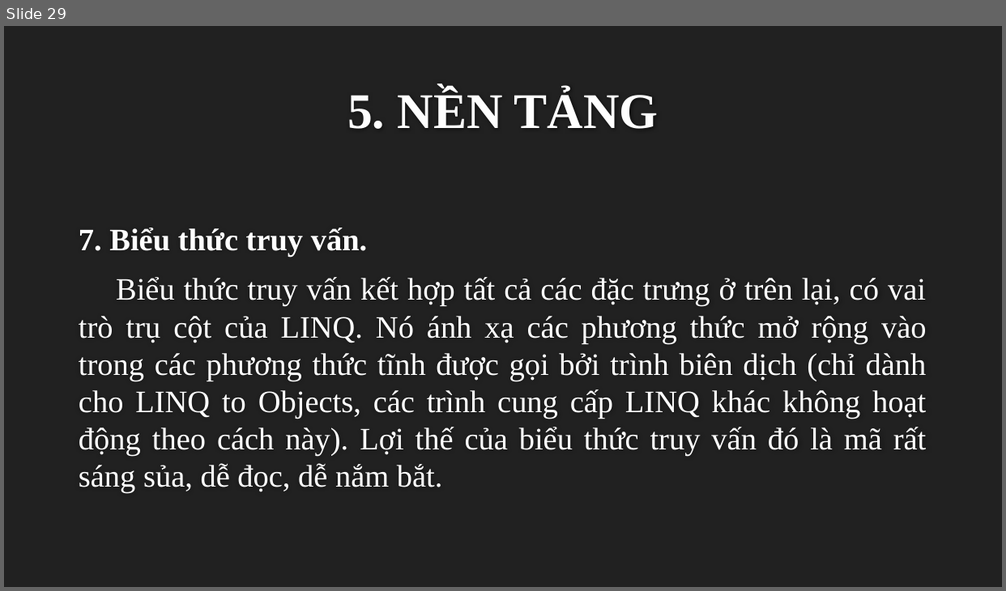
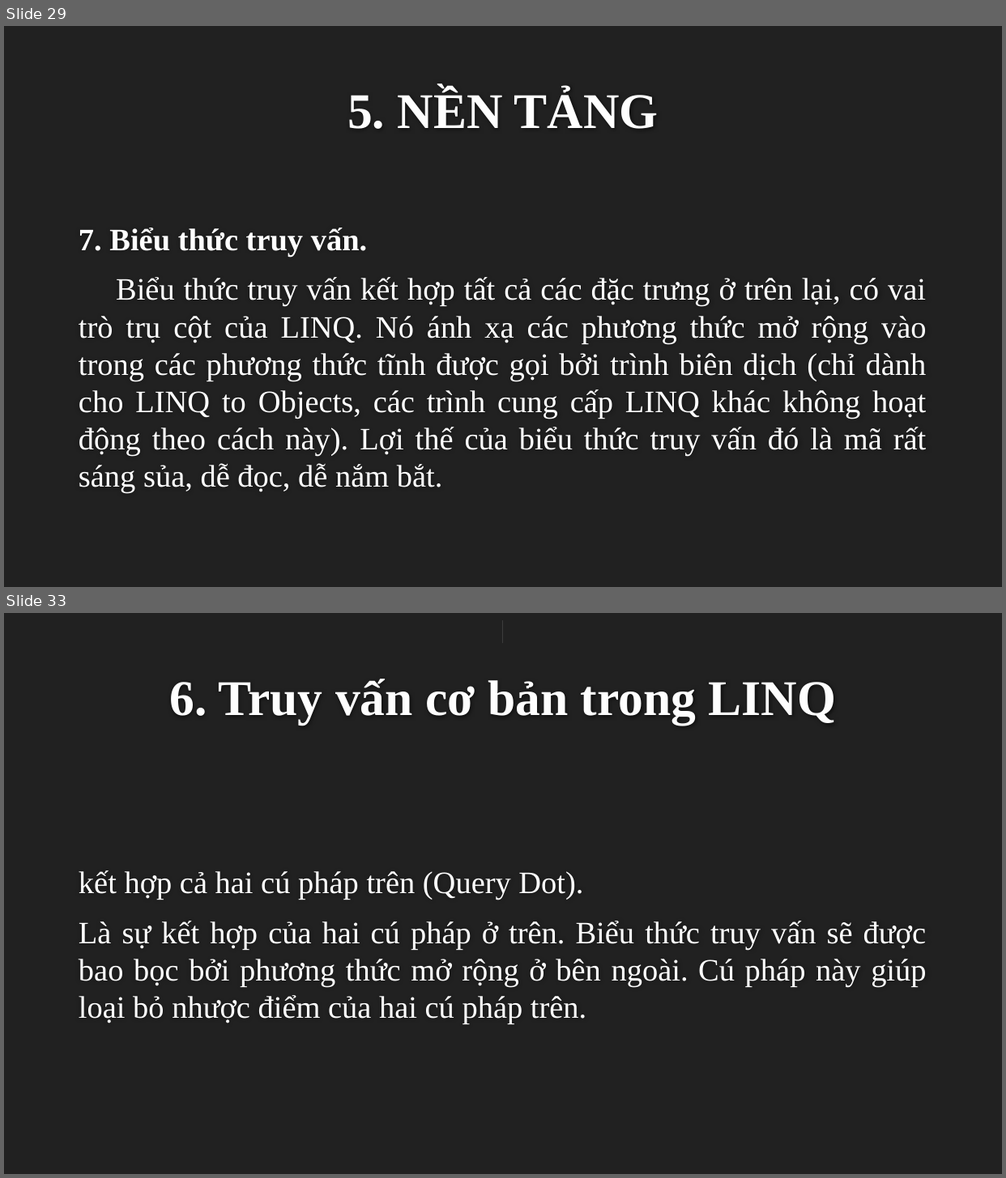
Before and after one commit to dotrunghieu0903/CongNgheNet, a slide deck: LINQ-NEW.pptx. Shown one above the other, each under a label of ours: slide 29 before the commit, slides 29 and 33 after it; the slides between them are not shown. The pictures are 1006x591 and 1006x1178 pixels, drawn with LibreOffice and Linux fonts; fonts in the diff are those of the drawing; background and template pictures are left out. Boxes give left, top, right and bottom in pixels: in the first picture for what was removed or moved away, otherwise in the second. Text is boxed around its words. In the diff, an @@ line names an element or a change of style, - is before the commit and + after.

```diff
--- a/LINQ-NEW.pptx
+++ b/LINQ-NEW.pptx
@@ slide 33 added at bbox=[4, 613, 1002, 1174], background #212121 @@
@@ rectangle added at bbox=[503, 620, 503, 643], fill #FFFFFF @@
@@ title added at bbox=[169, 679, 836, 724], 48 pt, text #FEFEFE, bold @@
+6. Truy vấn cơ bản trong LINQ
@@ text added at bbox=[79, 871, 926, 1024], 30 pt, text #FFFFFF @@
+kết hợp cả hai cú pháp trên (Query Dot).
+Là sự kết hợp của hai cú pháp ở trên. Biểu thức truy vấn sẽ được bao bọc bởi phương thức mở rộng ở bên ngoài. Cú pháp này giúp loại bỏ nhược điểm của hai cú pháp trên.
```
Also in this commit, not shown: 1 slide changed, 4 other slides added.
